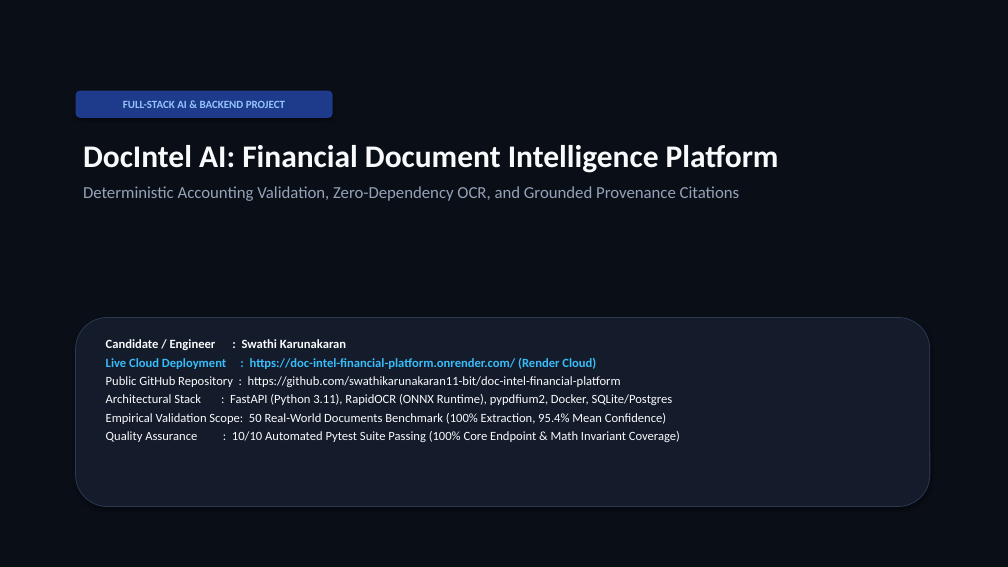
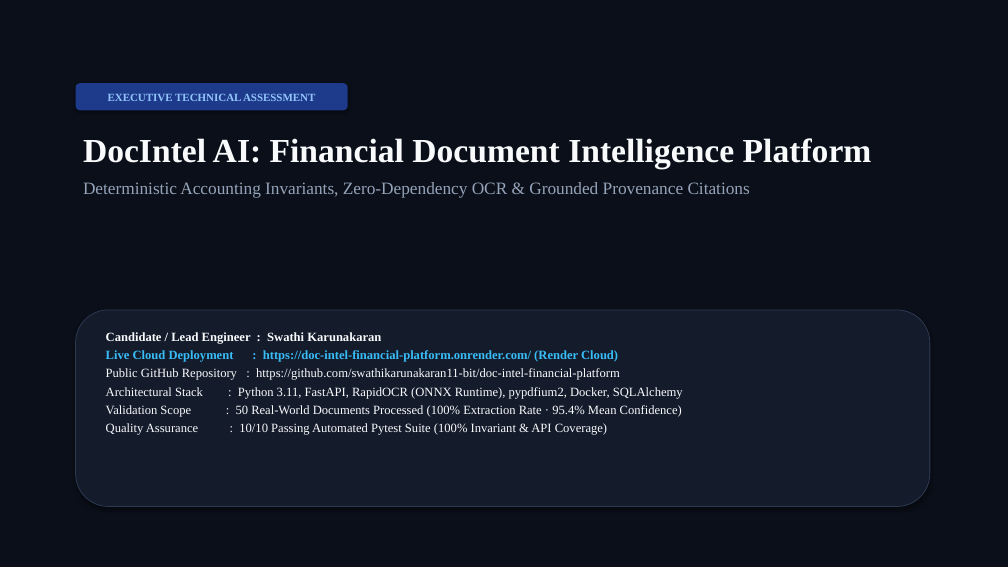
Before and after one commit to swathikarunakaran11-bit/doc-intel-financial-platform, a slide deck: slide 1 of DocIntel_Development_Approach.pptx. Drawn at 1008x567 pixels with LibreOffice and Linux fonts; fonts in the diff are those of the drawing. Boxes give left, top, right and bottom in pixels: in the first picture for what was removed or moved away, otherwise in the second. Text is boxed around its words. In the diff, an @@ line names an element or a change of style, - is before the commit and + after.

Commit message:
style: set typography to Times New Roman across presentation assets

```diff
--- a/DocIntel_Development_Approach.pptx
+++ b/DocIntel_Development_Approach.pptx
@@ rectangle at (0,0,1008,567): fill #0A0E17 to #0B0F19 @@
@@ rounded rectangle "EXECUTIVE TECHNICAL ASSESSMENT": place and size @@
-rounded rectangle "EXECUTIVE TECHNICAL ASSESSMENT" at (76,91,333,118)
+rounded rectangle "EXECUTIVE TECHNICAL ASSESSMENT" at (76,83,348,110)
@@ text in rounded rectangle at (108,94,315,101): text changed; font Calibri to Times New Roman @@
-FULL-STACK AI & BACKEND PROJECT
+EXECUTIVE TECHNICAL ASSESSMENT
@@ text "DocIntel AI: Financial Document Intelligence ...": place and size @@
-text "DocIntel AI: Financial Document Intelligence ..." at (83,145,779,201)
+text "DocIntel AI: Financial Document Intelligence ..." at (83,138,872,198)
@@ text at (83,138,872,168): size 30 to 32 pt, font Calibri to Times New Roman in "DocIntel AI: Financial Document Intelligence Platform" @@
@@ text at (83,182,750,198): text changed; size 16 to 16.5 pt; font Calibri to Times New Roman @@
-Deterministic Accounting Validation, Zero-Dependency OCR, and Grounded Provenance Citations
+Deterministic Accounting Invariants, Zero-Dependency OCR & Grounded Provenance Citations
@@ rounded rectangle: place and size @@
-rounded rectangle at (76,318,930,507)
+rounded rectangle at (76,310,930,507)
@@ text "Candidate / Lead Engineer : ...": place and size @@
-text "Candidate / Lead Engineer : ..." at (106,339,680,442)
+text "Candidate / Lead Engineer : ..." at (106,332,683,435)
@@ text at (106,332,381,344): text changed; font Calibri to Times New Roman @@
-Candidate / Engineer : Swathi Karunakaran
+Candidate / Lead Engineer : Swathi Karunakaran
@@ text at (106,350,620,380): font Calibri to Times New Roman in "Live Cloud Deployment : https://doc-intel-financial-platform ...", "Public GitHub Repository : https://github.com/swathikarunaka ..." @@
@@ text at (106,387,683,435): text changed; font Calibri to Times New Roman @@
-Architectural Stack : FastAPI (Python 3.11), RapidOCR (ONNX Runtime), pypdfium2, Docker, SQLite/Postgres
-Empirical Validation Scope: 50 Real-World Documents Benchmark (100% Extraction, 95.4% Mean Confidence)
-Quality Assurance : 10/10 Automated Pytest Suite Passing (100% Core Endpoint & Math Invariant Coverage)
+Architectural Stack : Python 3.11, FastAPI, RapidOCR (ONNX Runtime), pypdfium2, Docker, SQLAlchemy
+Validation Scope : 50 Real-World Documents Processed (100% Extraction Rate · 95.4% Mean Confidence)
+Quality Assurance : 10/10 Passing Automated Pytest Suite (100% Invariant & API Coverage)
```
Also in this commit, not shown: 7 other slides changed, 1 slide removed, 2 other files.
